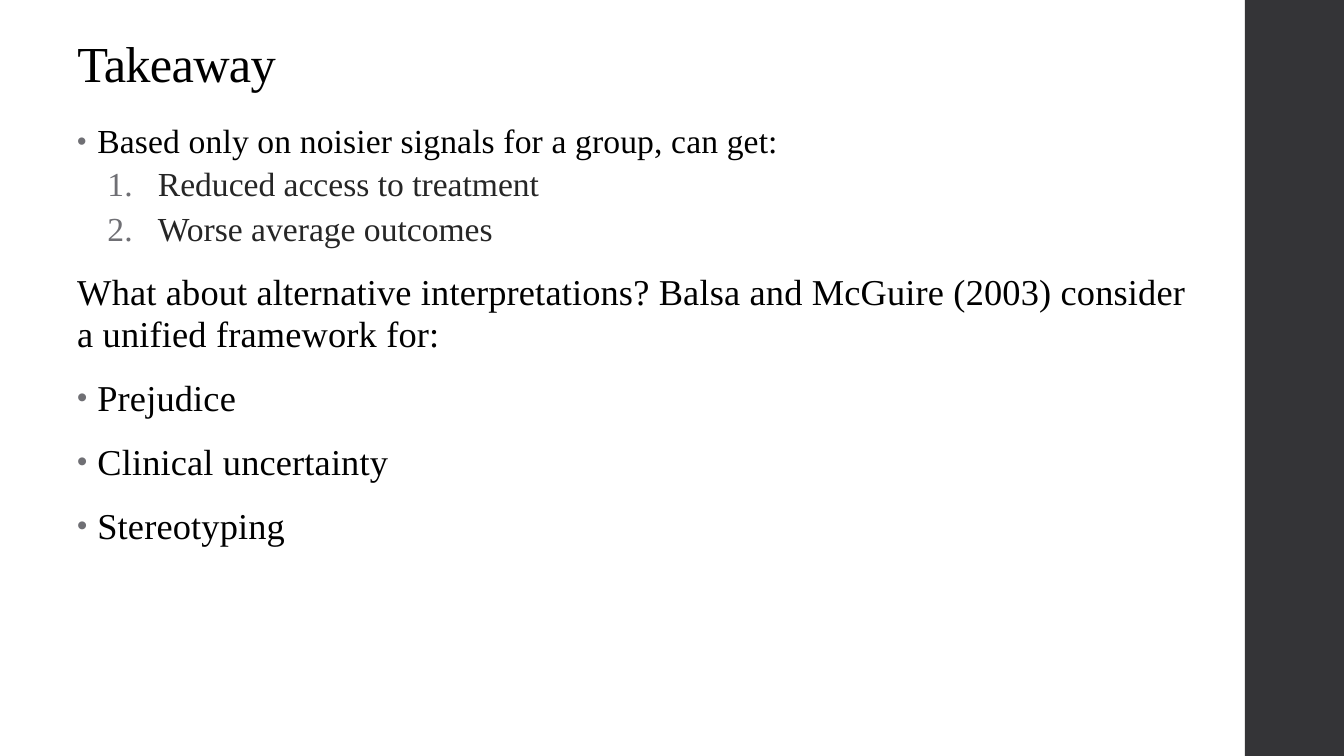
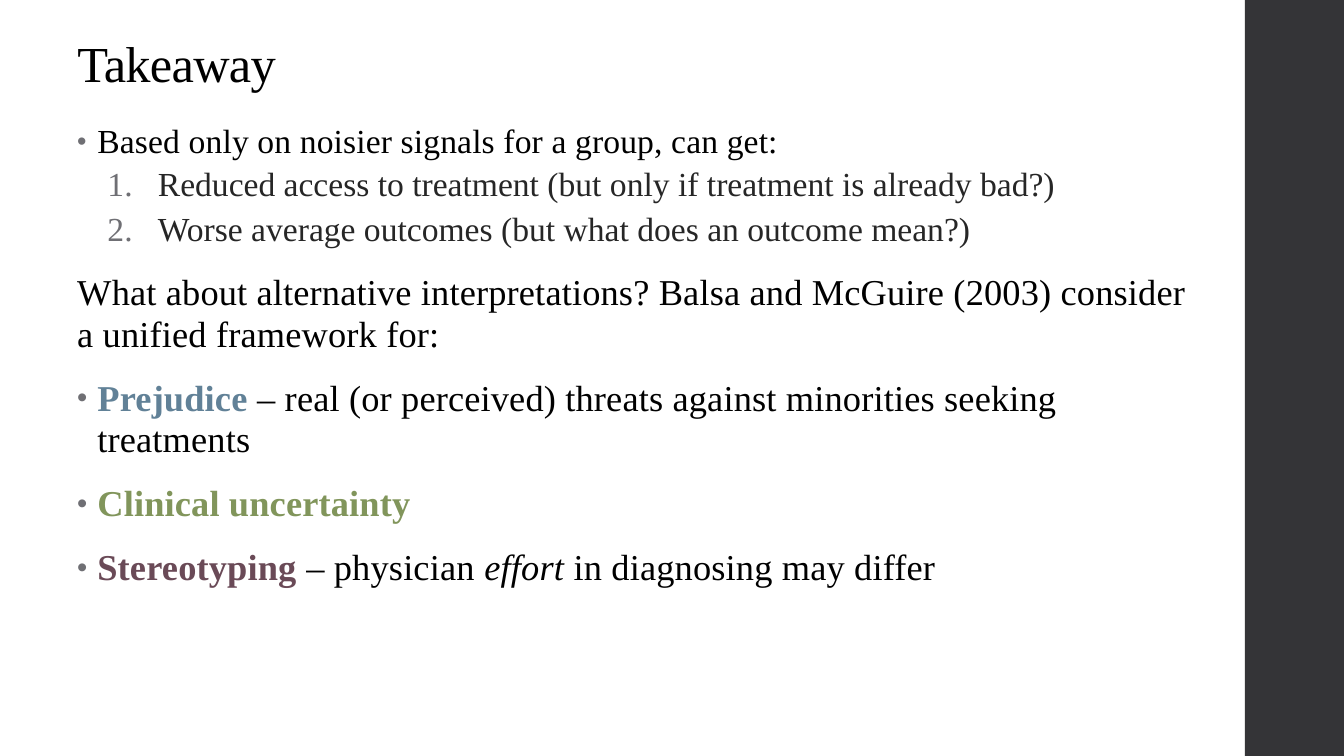
Before and after one commit to alex-hoagland/HAD6750H, a slide deck: slide 24 of Lecture08_HealthEquity/L8Slides_HealthEquity_2023W.pptx (slide 20 before the commit). Drawn at 1344x756 pixels with LibreOffice and Linux fonts; fonts in the diff are those of the drawing. Boxes give left, top, right and bottom in pixels: in the first picture for what was removed or moved away, otherwise in the second. Text is boxed around its words. In the diff, an @@ line names an element or a change of style, - is before the commit and + after.

```diff
--- a/Lecture08_HealthEquity/L8Slides_HealthEquity_2023W.pptx
+++ b/Lecture08_HealthEquity/L8Slides_HealthEquity_2023W.pptx
@@ text at <box>158,172,1055,248</box>: text changed @@
-  1. Reduced access to treatment
-  2. Worse average outcomes
+  1. Reduced access to treatment (but only if treatment is already bad?)
+  2. Worse average outcomes (but what does an outcome mean?)
@@ text at <box>97,385,1056,453</box>: text changed @@
-• Prejudice
+• Prejudice – real (or perceived) threats against minorities seeking treatments
@@ text at <box>97,490,410,523</box>: text colour #000000 to #81955B, bold on in "Clinical uncertainty" @@
@@ text at <box>97,554,935,587</box>: text changed @@
-• Stereotyping
+• Stereotyping – physician effort in diagnosing may differ
```
Also in this commit, not shown: 7 other slides changed, 6 slides added, 1 slide removed, 2 other files.
